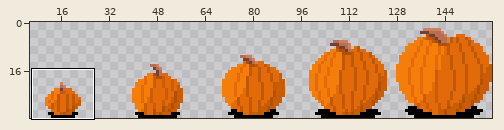
Two states of a sprite sheet, assets/pumpkin_strip5.png. The picture above shows the old version from afar; the outline marks the close-up.
Close-up. The starting point:
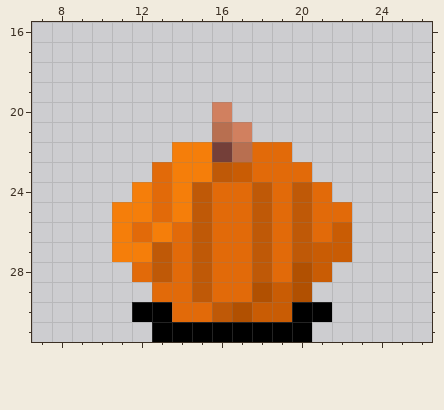
The file is 160x32 pixels. Shown: x 7..26, y 16..31. The wide view leaves out empty margins. The commit also changed other parts of the picture, which this record leaves out.
After the commit:
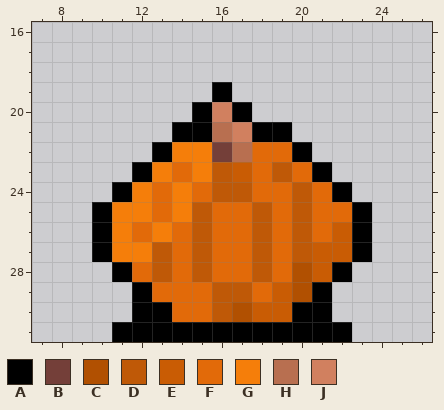
Palette (. is transparent): A #000000  B #743f39  C #b15001  D #bf5907  E #c95c04  F #e26a09  G #f57e0a  H #b86f50  J #d1805f
The edit:
{"y":19,"x":16,"old":".","new":"A"}
{"y":20,"x":15,"old":".","new":"A"}
{"y":20,"x":17,"old":".","new":"A"}
{"y":21,"x":14,"old":"..","new":"AA"}
{"y":21,"x":18,"old":"..","new":"AA"}
{"y":22,"x":13,"old":".","new":"A"}
{"y":22,"x":20,"old":".","new":"A"}
{"y":23,"x":12,"old":".FG","new":"AGF"}
{"y":23,"x":19,"old":"F","new":"D"}
{"y":23,"x":21,"old":".","new":"A"}
{"y":24,"x":11,"old":".","new":"A"}
{"y":24,"x":15,"old":"DFFD","new":"FDDF"}
{"y":24,"x":22,"old":".","new":"A"}
{"y":25,"x":10,"old":".","new":"A"}
{"y":25,"x":23,"old":".","new":"A"}
{"y":26,"x":10,"old":".","new":"A"}
{"y":26,"x":23,"old":".","new":"A"}
{"y":27,"x":10,"old":".","new":"A"}
{"y":27,"x":23,"old":".","new":"A"}
{"y":28,"x":11,"old":".","new":"A"}
{"y":28,"x":22,"old":".","new":"A"}
{"y":29,"x":12,"old":".","new":"A"}
{"y":29,"x":15,"old":"DFFC","new":"FDDF"}
{"y":29,"x":21,"old":".","new":"A"}
{"y":31,"x":11,"old":"..","new":"AA"}
{"y":31,"x":21,"old":"..","new":"AA"}
